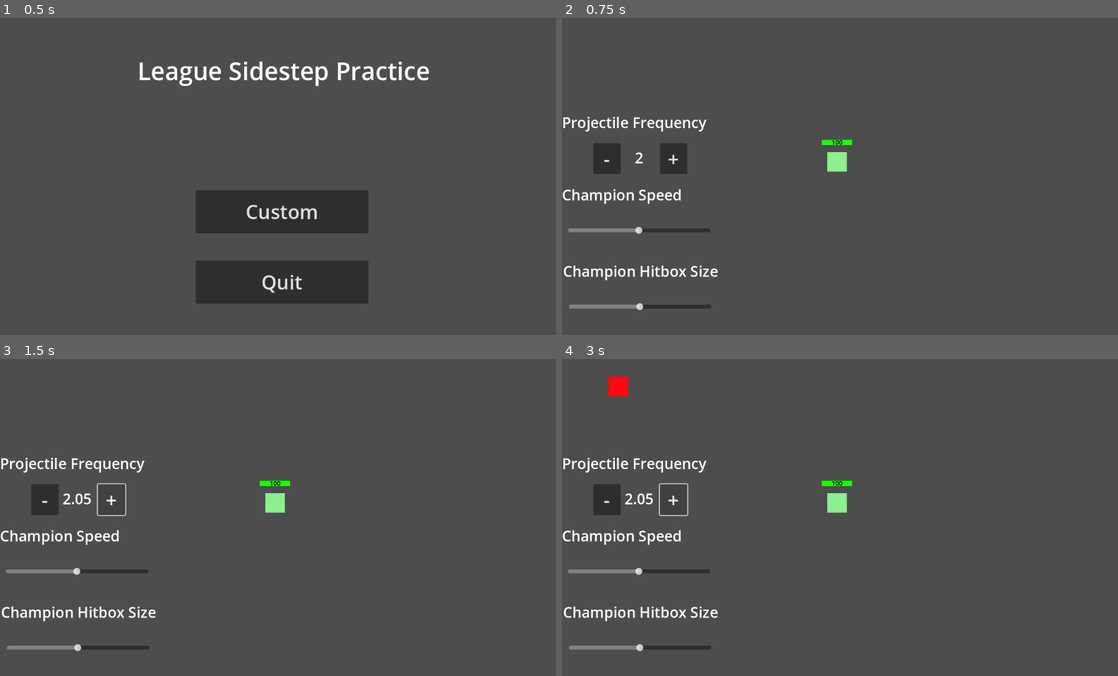
Above: before the commit, frames 1-4 (two rows, left to right).
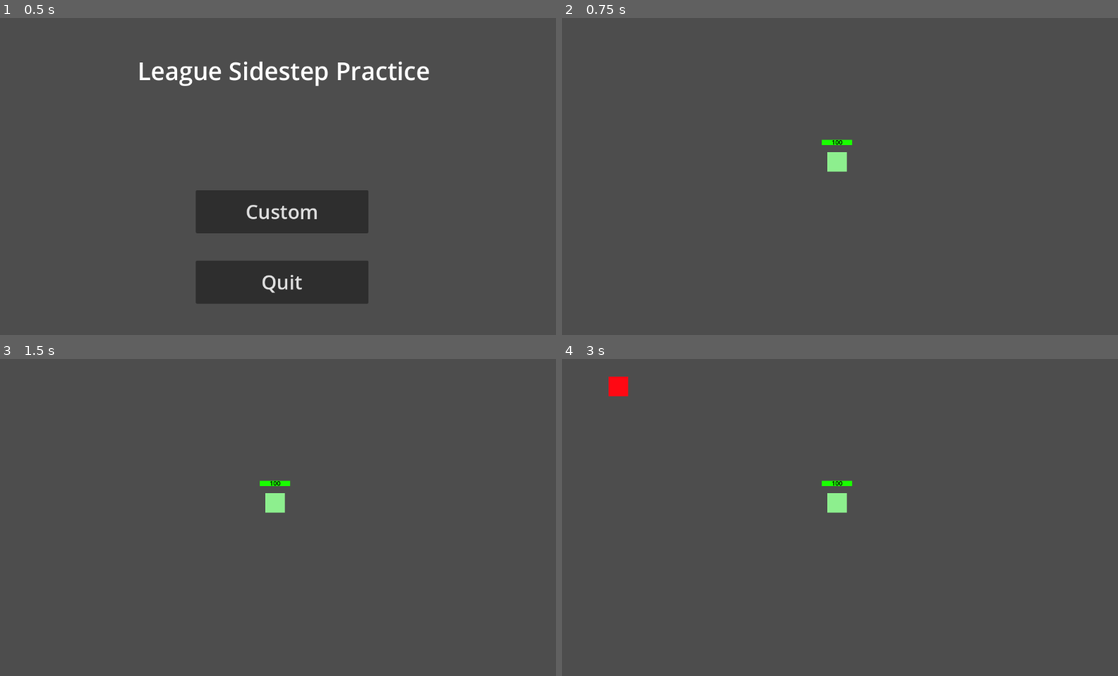
Above: after the commit, the same moments.

Repository: OhijMik/League-of-Dodgers
Game: Godot game, scene res://main_menu.tscn
The game is run twice, just before and just after one commit, with the same random seed, the same clock (stepped at 60 frames per second) and the same inputs.
Inputs (mouse positions are in pixels of both pictures, inside the frame that each line leads up to):
- Up to frame 1 (0.5 s): no input
- Up to frame 2 (0.75 s): click "Custom" at 0.5 s
- Up to frame 3 (1.5 s): click (111, 498) at 1.25 s, where only the run before the commit has a clickable "+"
- Up to frame 4 (3 s): click (606, 498) at 2 s, where only the run before the commit has a clickable "-"; click (673, 498) at 2.75 s, where only the run before the commit has a clickable "+"

Frame 1 is identical in both runs. In frame 2, 2.8% of the frame differs, in the area x 0-29%, y 31-93%; in frame 3, 2.5%; in frame 4, 2.5%.

Commit message:
Added the pause function
- Added the pause function to the game

Diff:
--- a/champion.gd
+++ b/champion.gd
@@ -18,21 +18,22 @@
 
 
 func _physics_process(delta):
-	if Input.is_action_just_pressed("move"):
-		mouse_pos = get_viewport().get_mouse_position()
-		direction = (mouse_pos - position).normalized()
+	if not global.paused:
+		if Input.is_action_just_pressed("move"):
+			mouse_pos = get_viewport().get_mouse_position()
+			direction = (mouse_pos - position).normalized()
 
-	if direction:
-		if position.x > mouse_pos.x - 10 and position.x < mouse_pos.x + 10 \
-	   		and position.y > mouse_pos.y - 10 and position.y < mouse_pos.y + 10:
+		if direction:
+			if position.x > mouse_pos.x - 10 and position.x < mouse_pos.x + 10 \
+		   		and position.y > mouse_pos.y - 10 and position.y < mouse_pos.y + 10:
+				velocity = Vector2.ZERO
+				direction = null
+			else:
+				velocity = direction * speed
+		else:
 			velocity = Vector2.ZERO
-			direction = null
-		else:
-			velocity = direction * speed
-	else:
-		velocity = Vector2.ZERO
 
-	move_and_slide()
+		move_and_slide()
 
 
 func change_size(size):
--- a/game_scene.gd
+++ b/game_scene.gd
@@ -1,22 +1,34 @@
 extends Node2D
 
 var cursor_click = preload("res://cursor_click.tscn")
-@onready var champion = get_node("Champion")
-@onready var projectile_spawn_timer = get_node("ProjectileSpawn")
+
+var champion
+var projectile_spawn_timer
+var ui
 
 # Called when the node enters the scene tree for the first time.
 func _ready():
-	pass # Replace with function body.
+	champion = get_node("Champion")
+	projectile_spawn_timer = get_node("ProjectileSpawn")
+	ui = get_node("UI")
 
 
 # Called every frame. 'delta' is the elapsed time since the previous frame.
 func _process(delta):
-	if Input.is_action_just_pressed("move"):
+	if Input.is_action_just_pressed("move") and not global.paused:
 		var mouse_pos = get_viewport().get_mouse_position()
 
 		var cursor_click_temp = cursor_click.instantiate()
 		cursor_click_temp.position = mouse_pos
 		add_child(cursor_click_temp)
+
+	if Input.is_action_just_pressed("escape"):
+		if global.paused:
+			global.paused = false
+			ui.hide()
+		else:
+			global.paused = true
+			ui.show()
 
 	$UI/ProjectileFrequency/FrequencyLabel.text = str(projectile_spawn_timer.wait_time)
 
--- a/game_scene.tscn
+++ b/game_scene.tscn
@@ -18,6 +18,7 @@
 autostart = true
 
 [node name="UI" type="CanvasLayer" parent="."]
+visible = false
 
 [node name="ChampionHitboxSize" type="Node2D" parent="UI"]
 
--- a/global.gd
+++ b/global.gd
@@ -2,3 +2,4 @@
 
 
 var game_state = "custom"
+var paused = false
--- a/main_menu.gd
+++ b/main_menu.gd
@@ -3,6 +3,8 @@
 
 func _on_custom_button_pressed():
 	get_tree().change_scene_to_file("res://game_scene.tscn")
+	global.game_state = "custom"
+	global.paused = false
 
 
 func _on_quit_button_pressed():
--- a/project.godot
+++ b/project.godot
@@ -26,6 +26,11 @@
 "events": [Object(InputEventMouseButton,"resource_local_to_scene":false,"resource_name":"","device":-1,"window_id":0,"a …(258 unchanged characters)…
 ]
 }
+escape={
+"deadzone": 0.5,
+"events": [Object(InputEventKey,"resource_local_to_scene":false,"resource_name":"","device":-1,"window_id":0,"alt_pressed":false,"shift_pressed":false,"ctrl_pressed":false,"meta_pressed":false,"pressed":false,"keycode":0,"physical_keycode":4194305,"key_label":0,"unicode":0,"echo":false,"script":null)
+]
+}
 
 [rendering]
 
--- a/projectile.gd
+++ b/projectile.gd
@@ -17,9 +17,10 @@
 
 
 func _physics_process(delta):
-	if position.x < -50 or position.x > 1200 or position.y < -50 or position.y > 700:
-		queue_free()
-	move_and_slide()
+	if not global.paused:
+		if position.x < -50 or position.x > 1200 or position.y < -50 or position.y > 700:
+			queue_free()
+		move_and_slide()
 
 
 func _on_area_2d_body_entered(body):
